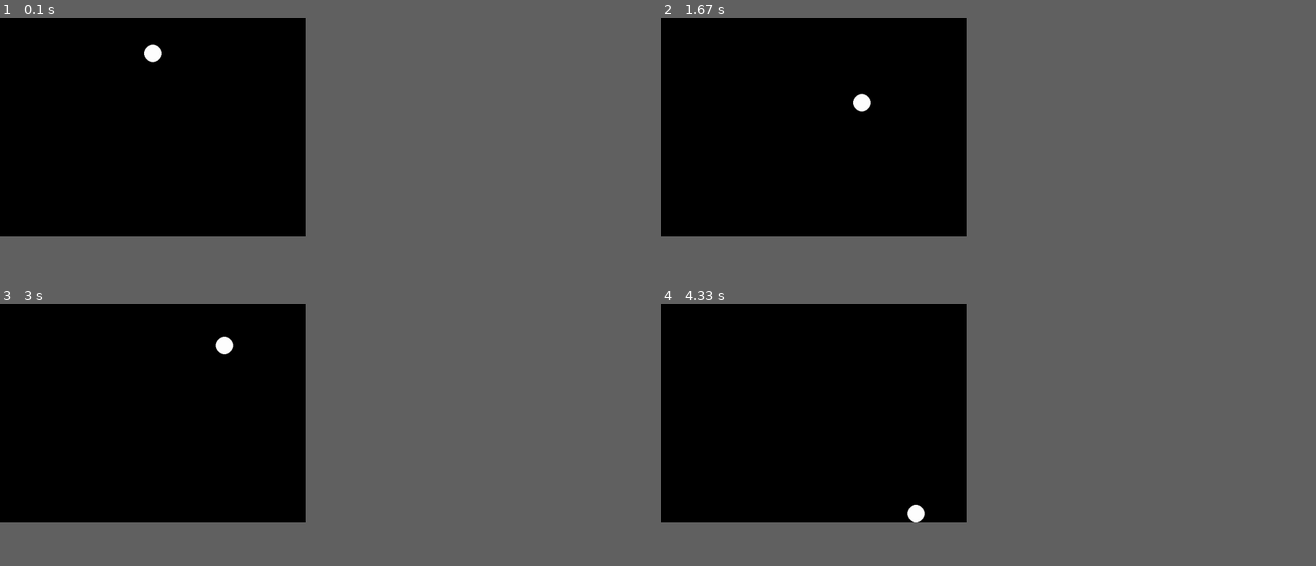
Above: before the commit, frames 1-4 (two rows, left to right).
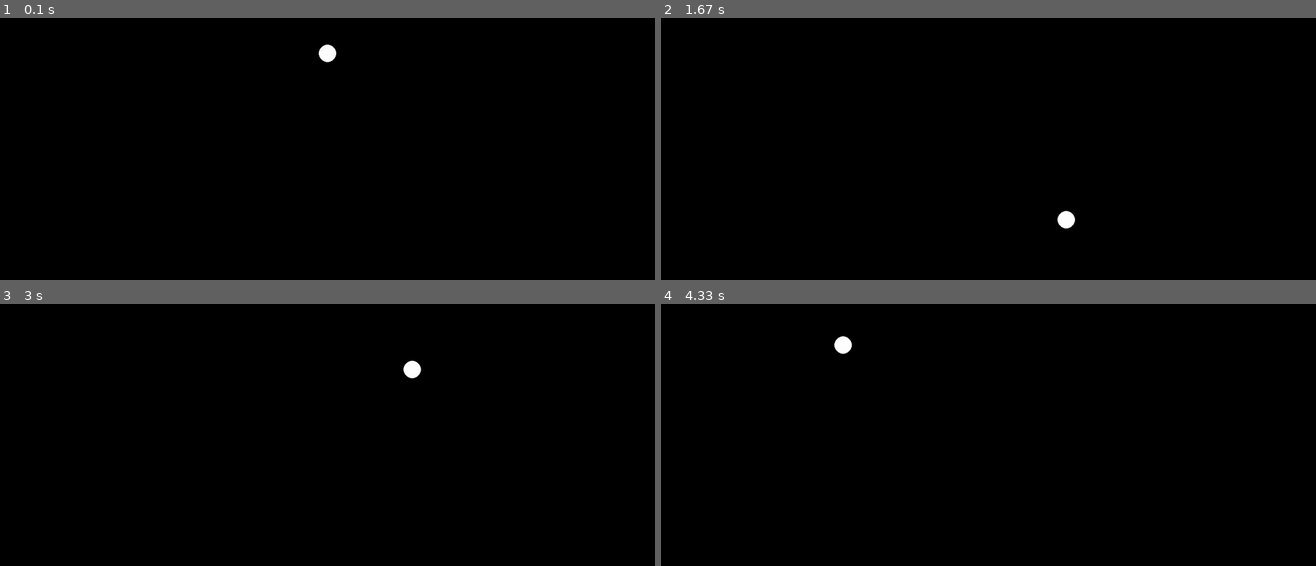
Above: after the commit, the same moments.

Repository: nickbuker/PygameBall
Game: pygame game, started from src/play_ball.py
Same seed, same stepped clock (60 frames per second), same inputs: the game is played once before the commit and once after it.
Inputs:
- Up to frame 1 (0.1 s): no input
- Up to frame 2 (1.67 s): hold Right 0.33-0.8 s; hold Right 0.83-1.3 s; hold Left from 1.33 s (still down)
- Up to frame 3 (3 s): release Left at 1.87 s; hold Left 1.9-2.3 s; hold Right 2.33-2.97 s
- Up to frame 4 (4.33 s): hold Left 3-3.47 s; hold Right 3.5-3.97 s; hold Right from 4 s (still down)
In our replay, the window is 420x300 before the commit and 900x360 after it. These sizes can differ from the game's own. Grey fills any space a smaller window leaves; there, only what the larger window draws over its background counts as a difference.

The runs differ from the first frame. In frame 1, 0.3% of the frame differs, in the area x 22-52%, y 10-17%; in frame 2, 0.3%, in the area x 29-64%, y 28-81%; in frame 3, 0.3%; in frame 4, 0.3%.

Commit message:
add key states and splat sound

Diff:
--- /dev/null
+++ b/src/key_states.py
@@ -0,0 +1,7 @@
+class KeyStates:
+
+    def __init__(self):
+        self.key_states = {
+            'L': False,
+            'R': False
+        }
--- a/src/play_ball.py
+++ b/src/play_ball.py
@@ -1,16 +1,25 @@
 import pygame
 
 from src.ball import Ball
+from src.key_states import KeyStates
 
 
 pygame.init()
 
 
 # constants
-SCREEN_SIZE = (700, 500)
+SCREEN_SIZE = (1500, 600)
 BLACK = (0, 0, 0)
 WHITE = (255, 255, 255)
 BALL_EDGE_WIDTH = 0
+
+
+# soundz
+pygame.mixer.pre_init(22050, -16, 2, 1024)
+pygame.init()
+pygame.mixer.quit()
+pygame.mixer.init(22050, -16, 2, 1024)  # not janky at all :)
+splat_sound = pygame.mixer.Sound('../assets/splat.ogg')
 
 
 def main():
@@ -23,6 +32,7 @@
         speed_y=0,
         color=WHITE
     )
+    key_states = KeyStates()
     MIN_X = 0 + ball.width
     MAX_X = SCREEN_SIZE[0] - ball.width
     MAX_Y = SCREEN_SIZE[1] - ball.height
@@ -33,17 +43,32 @@
                 active = False
             if event.type == pygame.KEYDOWN:
                 if event.key == pygame.K_RIGHT:
-                    ball.update_speed_x(speed_x=ball.speed_x + 1)
+                    key_states.key_states['R'] = True
                 if event.key == pygame.K_LEFT:
-                    ball.update_speed_x(speed_x=ball.speed_x - 1)
+                    key_states.key_states['L'] = True
+            if event.type == pygame.KEYUP:
+                if event.key == pygame.K_RIGHT:
+                    key_states.key_states['R'] = False
+                if event.key == pygame.K_LEFT:
+                    key_states.key_states['L'] = False
+
         screen.fill(BLACK)
-        # TODO add key states
+        if key_states.key_states['R']:
+            ball.update_speed_x(speed_x=ball.speed_x + 1)
+        if key_states.key_states['L']:
+            ball.update_speed_x(speed_x=ball.speed_x - 1)
+        if not key_states.key_states['R'] and ball.speed_x > 0:
+            ball.update_speed_x(speed_x=ball.speed_x - 1)
+        if not key_states.key_states['L'] and ball.speed_x < 0:
+            ball.update_speed_x(speed_x=ball.speed_x + 1)
         if ball.x < MIN_X:
             ball.x = MIN_X
             ball.speed_x *= -1
+            splat_sound.play()
         if ball.x > MAX_X:
             ball.x = MAX_X
             ball.speed_x *= -1
+            splat_sound.play()
         if ball.y > MAX_Y:
             ball.y = MAX_Y
             ball.speed_y *= -1
Not shown, added: assets/splat.ogg
